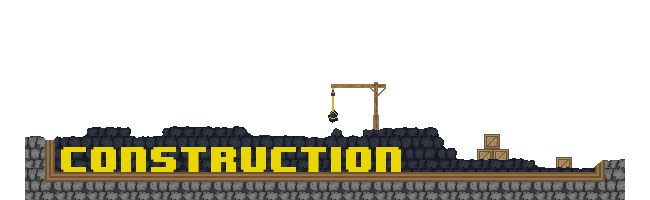
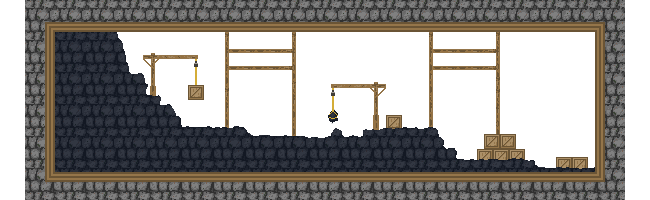
The second (650, 200) image is a revision of the first. Changes to its layers:
hid "Construction" over [61, 147, 401, 172]
moved "Layer 1" above "Layer 1 copy 2" over [25, 126, 625, 172]
added layer "Layer 1 copy 2" above "Layer 20" over [25, 0, 625, 172]
added layer "Layer 20" above "Layer 19" over [433, 66, 496, 70]
added layer "Layer 19" above "Layer 23" over [433, 49, 496, 53]
added layer "Layer 23" above "Layer 22" over [496, 89, 500, 134]
added layer "Layer 22" above "Layer 21" over [496, 77, 500, 122]
added layer "Layer 21" above "Layer 18" over [496, 32, 500, 77]
added layer "Layer 18" above "Layer 2 copy 4" over [225, 32, 433, 136]
added layer "Layer 2 copy 4" above "Layer 3 copy" over [188, 85, 204, 100]
added layer "Layer 3 copy" above "Layer 4" over [143, 53, 198, 104]
added layer "Layer 2 copy 8" above "Layer 2 copy 7" over [386, 115, 402, 129]
added layer "Layer 2 copy 7" above "Layer 2 copy 6" over [572, 157, 588, 169]
added layer "Layer 2 copy 6" above "Layer 2 copy 5" over [509, 149, 525, 160]
added layer "Layer 2 copy 5" above "Layer 2 copy 3" over [500, 134, 516, 149]
